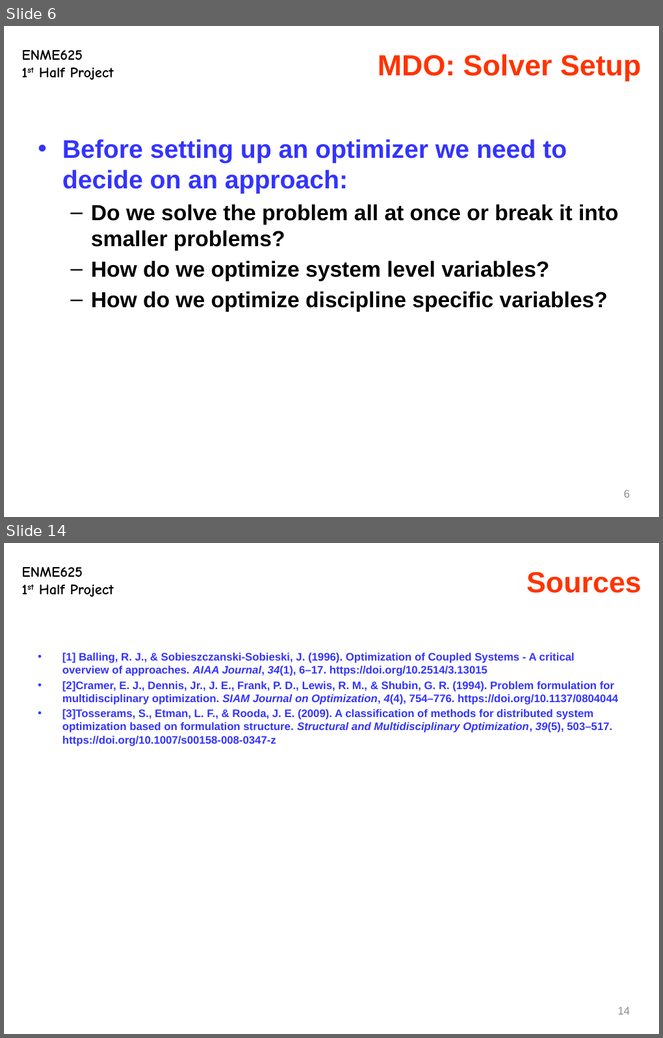
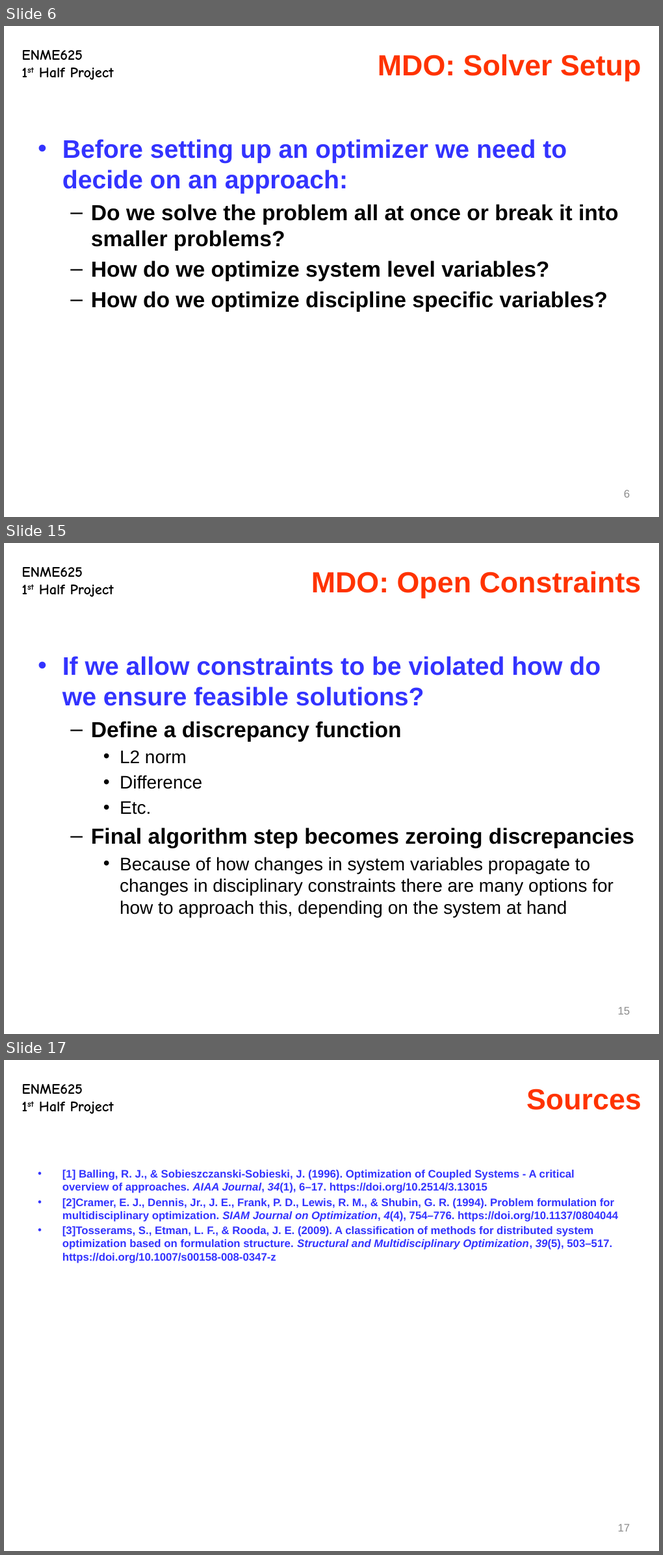
Before and after one commit to hqqen/eeby-deeby, a slide deck: class-work/optimization/project 1/slides.pptx. Shown one above the other, each under a label of ours: slides 6 and 14 before the commit, slides 6, 15 and 17 after it; the slides between them are not shown. The pictures are 663x1038 and 663x1555 pixels, drawn with LibreOffice and Linux fonts; fonts in the diff are those of the drawing. Boxes give left, top, right and bottom in pixels: in the first picture for what was removed or moved away, otherwise in the second. Text is boxed around its words. In the diff, an @@ line names an element or a change of style, - is before the commit and + after.

```diff
--- a/class-work/optimization/project 1/slides.pptx
+++ b/class-work/optimization/project 1/slides.pptx
@@ slide 15 added at (x1=4, y1=543, x2=659, y2=1034), background #FFFFFF; not listed: 1 template element that a slide beside it also shows @@
@@ title added at (x1=311, y1=571, x2=642, y2=598), 32 pt, text #FF3300, bold @@
+MDO: Open Constraints
@@ text added at (x1=62, y1=656, x2=634, y2=917), 20 pt, text #000000 @@
+• If we allow constraints to be violated how do we ensure feasible solutions?
+  – Define a discrepancy function
+    • L2 norm
+    • Difference
+    • Etc.
+  – Final algorithm step becomes zeroing discrepancies
+    • Because of how changes in system variables propagate to changes in disciplinary constraints there are many options for how to approach this, depending on the system at hand
@@ page number added at (x1=618, y1=1007, x2=631, y2=1015), 12 pt, text #8C8C8C @@
+15
@@ what was slide 14 is now slide 17 @@
@@ page number at (x1=618, y1=1524, x2=631, y2=1532): text changed @@
-14
+17
```
Also in this commit, not shown: 5 slides changed, 4 other slides added, 32 slides removed, 1 other file.
